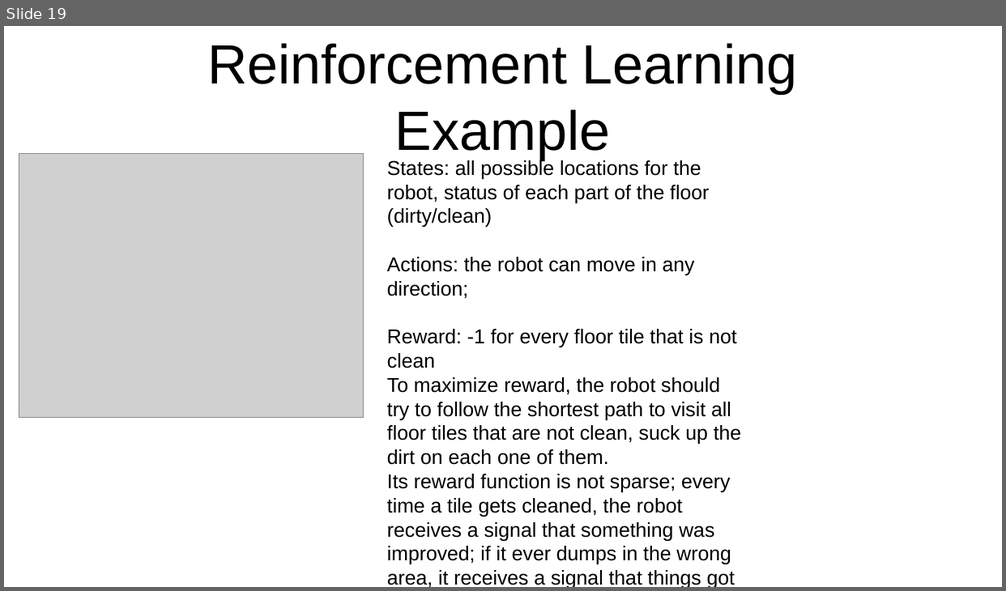
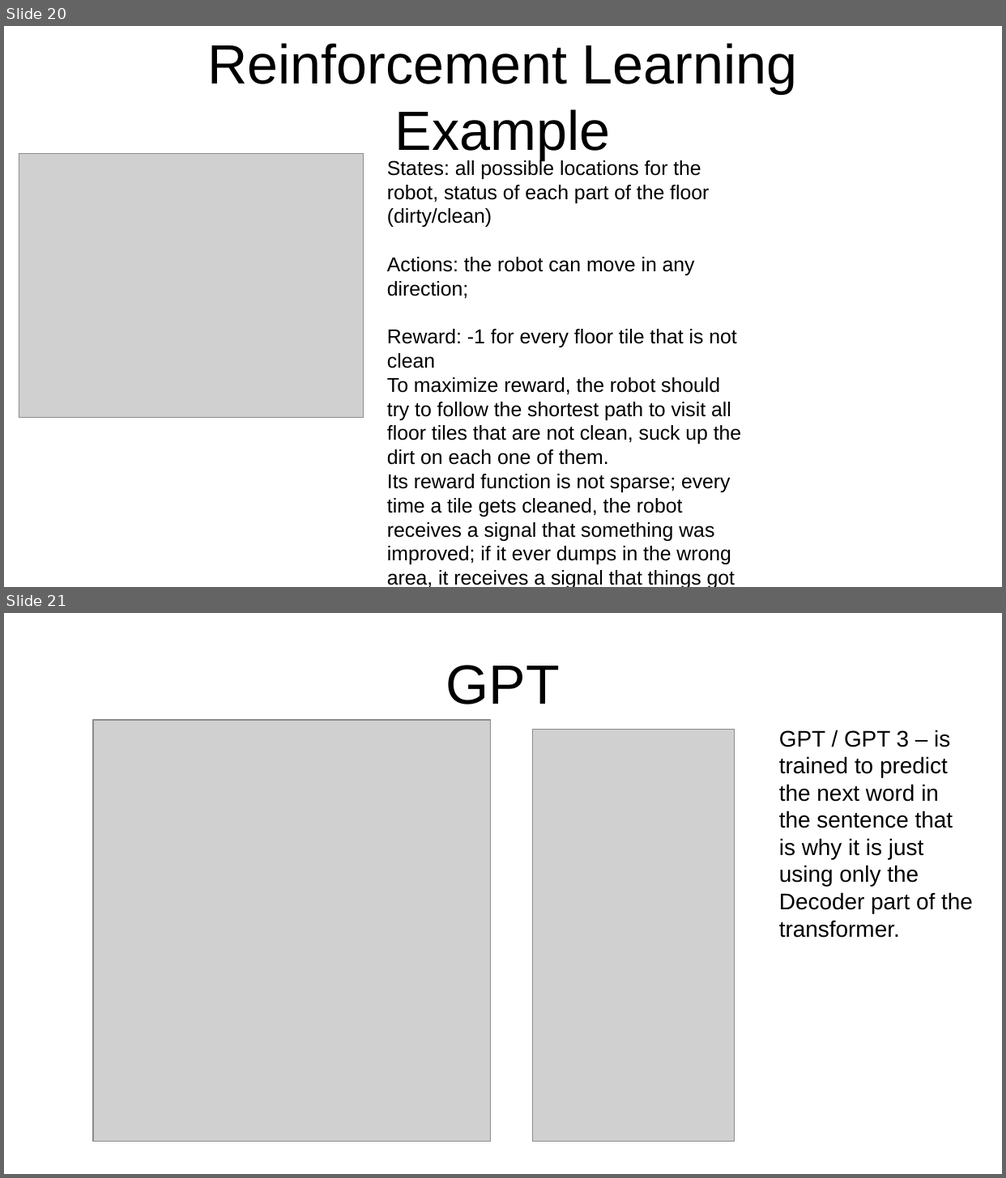
Before and after one commit to valliappanr/genai, a slide deck: nlp-presentation.odp. Shown one above the other, each under a label of ours: slide 19 before the commit, slides 20 and 21 after it. The pictures are 1006x591 and 1006x1178 pixels, drawn with LibreOffice and Linux fonts; fonts in the diff are those of the drawing; grey boxes stand for pictures. Boxes give left, top, right and bottom in pixels: in the first picture for what was removed or moved away, otherwise in the second. Text is boxed around its words. In the diff, an @@ line names an element or a change of style, - is before the commit and + after.

```diff
--- a/nlp-presentation.odp
+++ b/nlp-presentation.odp
@@ slide 21 added at <box>4,613,1002,1174</box>, background #FFFFFF @@
@@ title added at <box>446,665,560,705</box>, 44 pt, text #000000 @@
+GPT
@@ picture added at <box>93,720,490,1142</box> @@
@@ picture added at <box>533,729,735,1141</box> @@
@@ text added at <box>779,730,973,938</box>, 18 pt, text #000000 @@
+GPT / GPT 3 – is trained to predict the next word in the sentence that is why it is just using only the Decoder part of the transformer.
@@ what was slide 19 is now slide 20 @@
```
Also in this commit, not shown: 1 slide changed, 4 other slides added, 1 slide removed.
